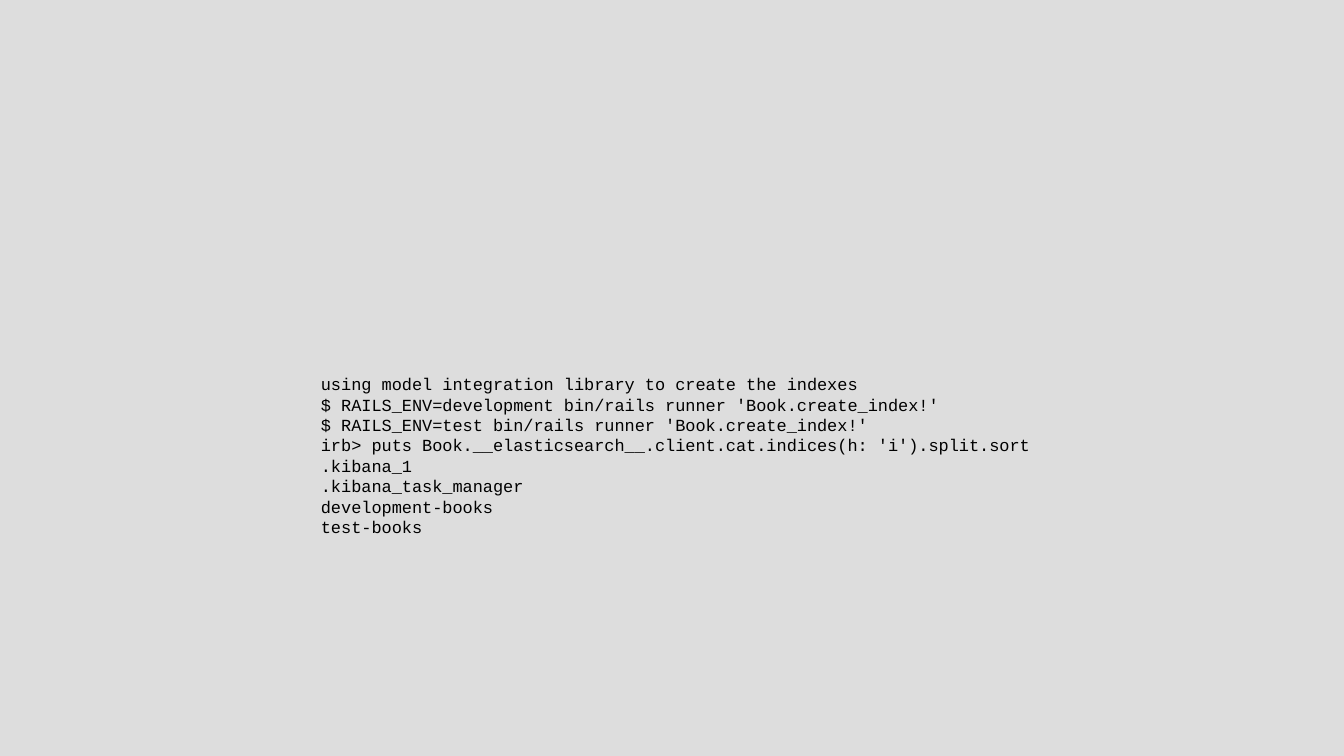
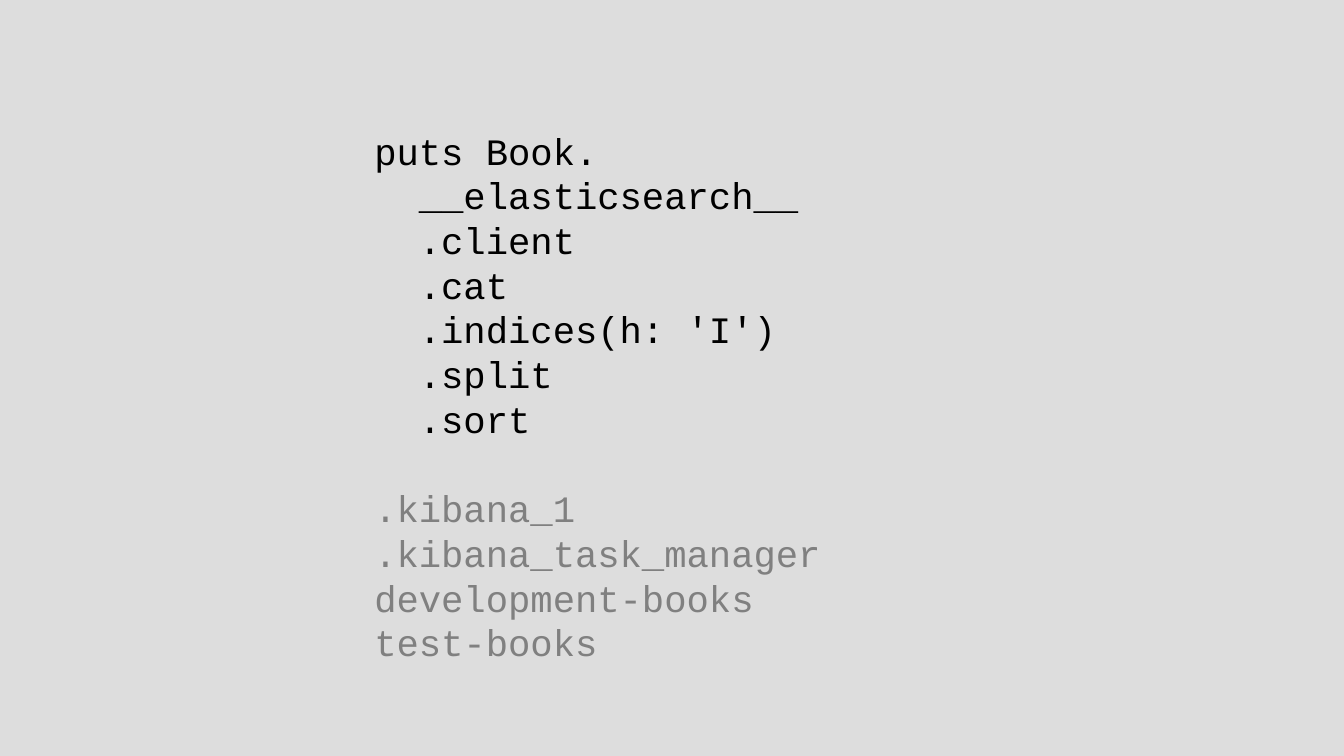
Before and after one commit to chriscressman/architecting-a-search-feature, a slide deck: slide 71 of presentation.odp (slide 72 before the commit). Drawn at 1344x756 pixels with LibreOffice and Linux fonts; fonts in the diff are those of the drawing. Boxes give left, top, right and bottom in pixels: in the first picture for what was removed or moved away, otherwise in the second. Text is boxed around its words. In the diff, an @@ line names an element or a change of style, - is before the commit and + after.

Commit message:
update presentation slides

```diff
--- a/presentation.odp
+++ b/presentation.odp
@@ text "puts Book.": place and size @@
-text "puts Book." at <box>321,378,1030,533</box>
+text "puts Book." at <box>374,138,820,656</box>
@@ text at <box>374,138,798,434</box>: text changed; size 10 to 22 pt @@
-using model integration library to create the indexes
-$ RAILS_ENV=development bin/rails runner 'Book.create_index!'
-$ RAILS_ENV=test bin/rails runner 'Book.create_index!'
-irb> puts Book.__elasticsearch__.client.cat.indices(h: 'i').split.sort
+puts Book.
+__elasticsearch__
+.client
+.cat
+.indices(h: 'I')
+.split
+.sort
@@ text at <box>374,496,820,656</box>: size 10 to 22 pt, text colour #000000 to #808080 in ".kibana_1", ".kibana_task_manager", "development-books", "test-books" @@
```
Also in this commit, not shown: 30 other slides changed, 11 slides added, 14 slides removed.
